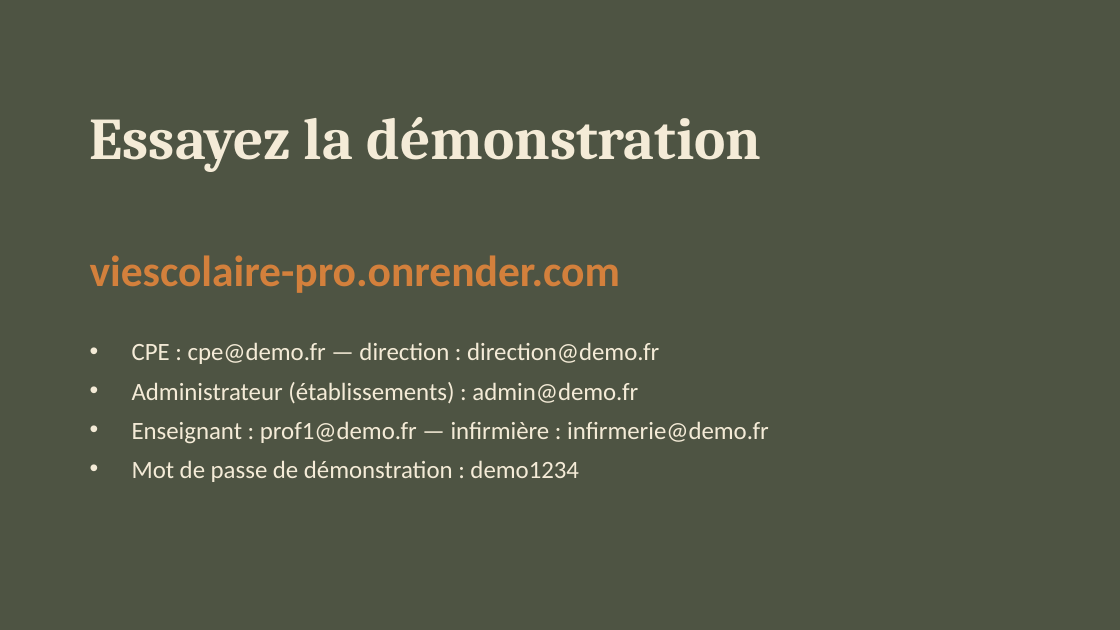
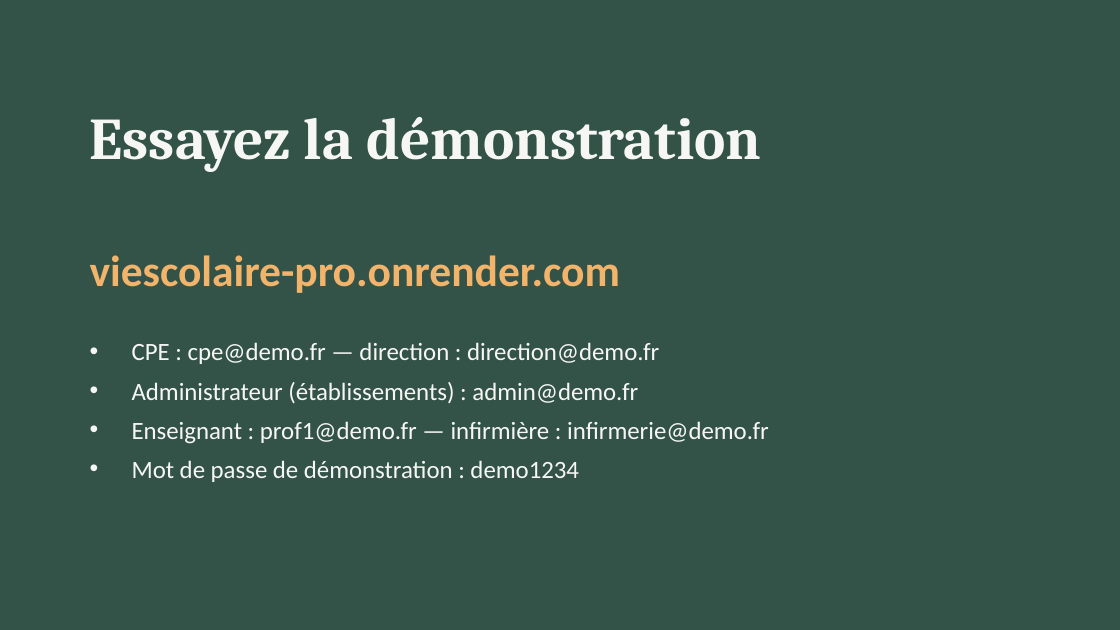
Before and after one commit to selwateaching/academie, a slide deck: slide 35 of presentation/VieScolairePro_presentation.pptx (slide 20 before the commit). Drawn at 1120x630 pixels with LibreOffice and Linux fonts; fonts in the diff are those of the drawing. Boxes give left, top, right and bottom in pixels: in the first picture for what was removed or moved away, otherwise in the second. Text is boxed around its words. In the diff, an @@ line names an element or a change of style, - is before the commit and + after.

```diff
--- a/presentation/VieScolairePro_presentation.pptx
+++ b/presentation/VieScolairePro_presentation.pptx
@@ background #4E5443 to #335248 @@
@@ title "Essayez la démonstration" at (90,117,761,172): text colour #F4EBD7 to #F6F7F5 @@
@@ text "viescolaire-pro.onrender.com" at (90,255,620,293): text colour #D3803C to #F2B36B @@
@@ text "CPE : cpe@demo.fr — direction ..." at (132,342,769,482): text colour #F4EBD7 to #F6F7F5 @@
```
Also in this commit, not shown: 17 other slides changed, 17 slides added, 2 slides removed, 42 other files.
